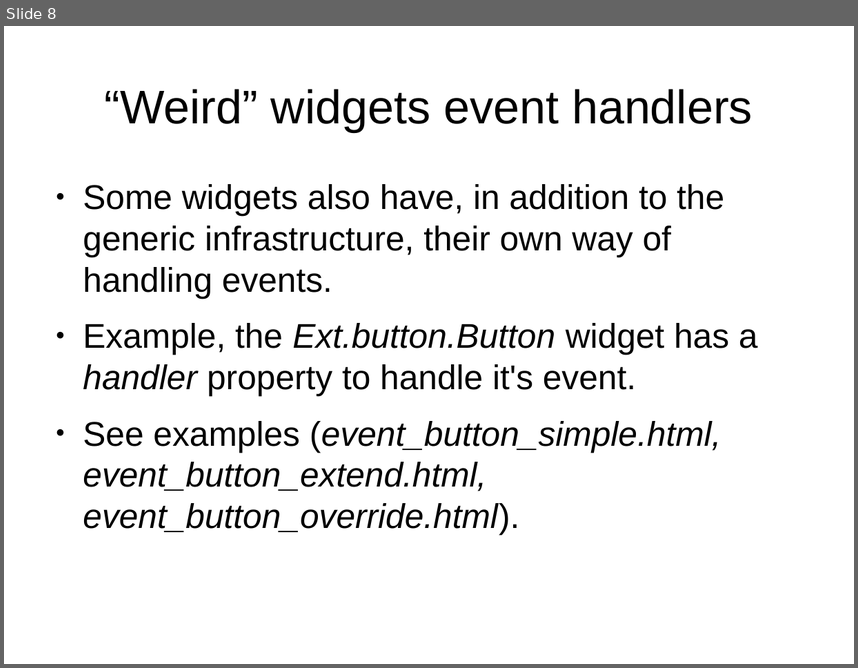
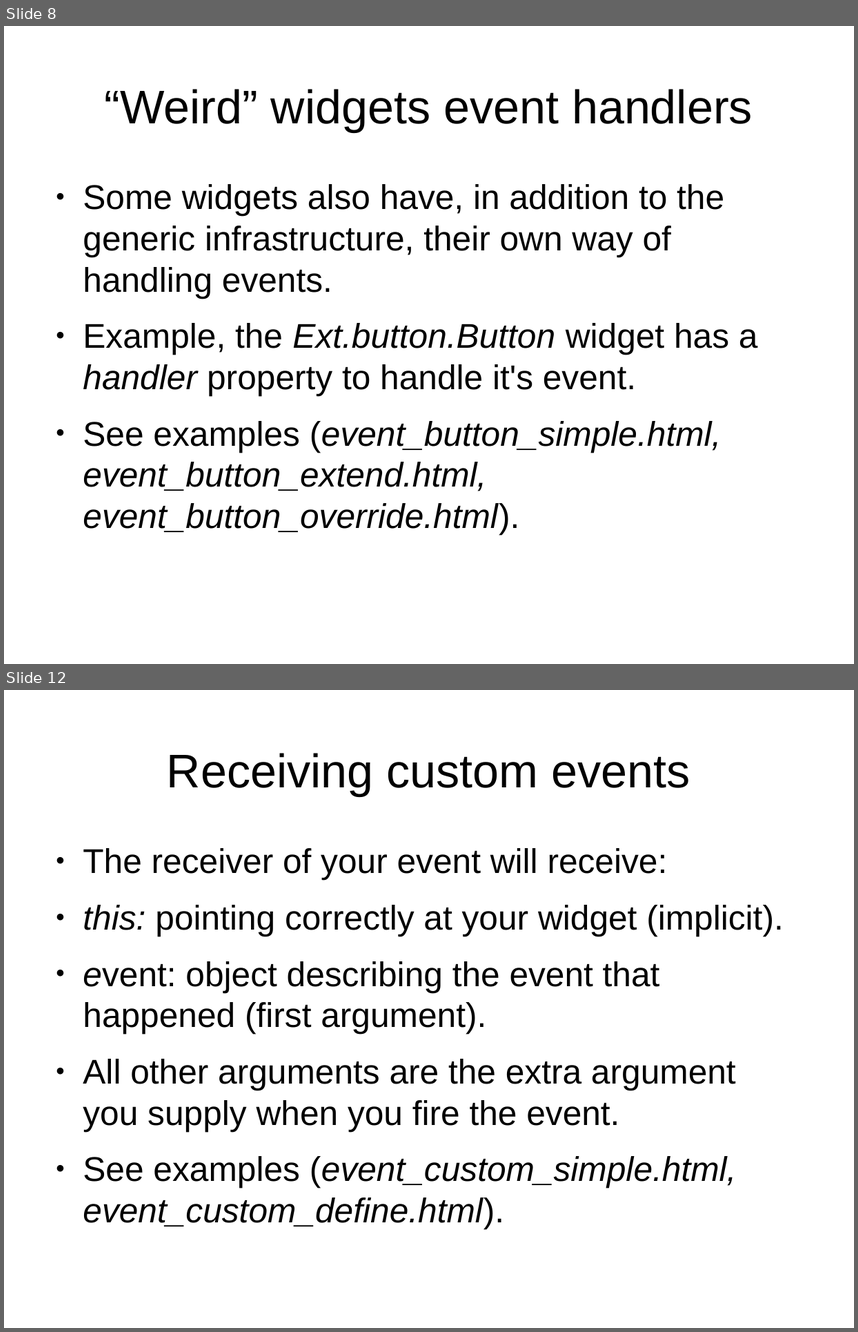
Before and after one commit to veltzer/demos, a slide deck: javascript/extjs/doc/extjs_event_handling.odp. Shown one above the other, each under a label of ours: slide 8 before the commit, slides 8 and 12 after it; the slides between them are not shown. The pictures are 858x668 and 858x1332 pixels, drawn with LibreOffice and Linux fonts; fonts in the diff are those of the drawing. Boxes give left, top, right and bottom in pixels: in the first picture for what was removed or moved away, otherwise in the second. Text is boxed around its words. In the diff, an @@ line names an element or a change of style, - is before the commit and + after.

Commit message:
more event handling (this is done)

```diff
--- a/javascript/extjs/doc/extjs_event_handling.odp
+++ b/javascript/extjs/doc/extjs_event_handling.odp
@@ slide 12 added at [4,690,854,1328], background #FFFFFF @@
@@ title added at [167,753,691,796], 44 pt, text #000000 @@
+Receiving custom events
@@ text added at [83,848,784,1187], 32 pt, text #000000 @@
+● The receiver of your event will receive:
+● this: pointing correctly at your widget (implicit).
+● event: object describing the event that happened (first argument).
+● All other arguments are the extra argument you supply when you fire the event.
+● See examples (event_custom_simple.html, event_custom_define.html).
```
Also in this commit, not shown: 3 other slides added, 2 other files.
